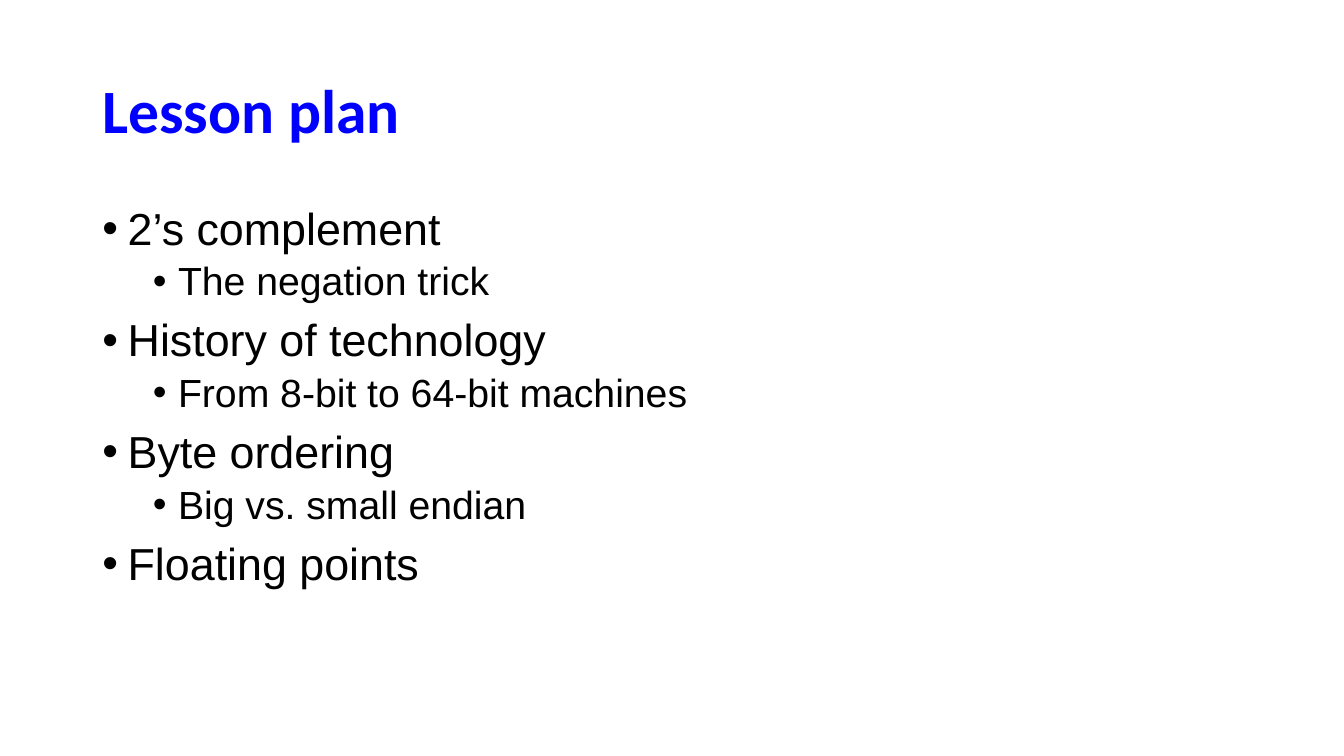
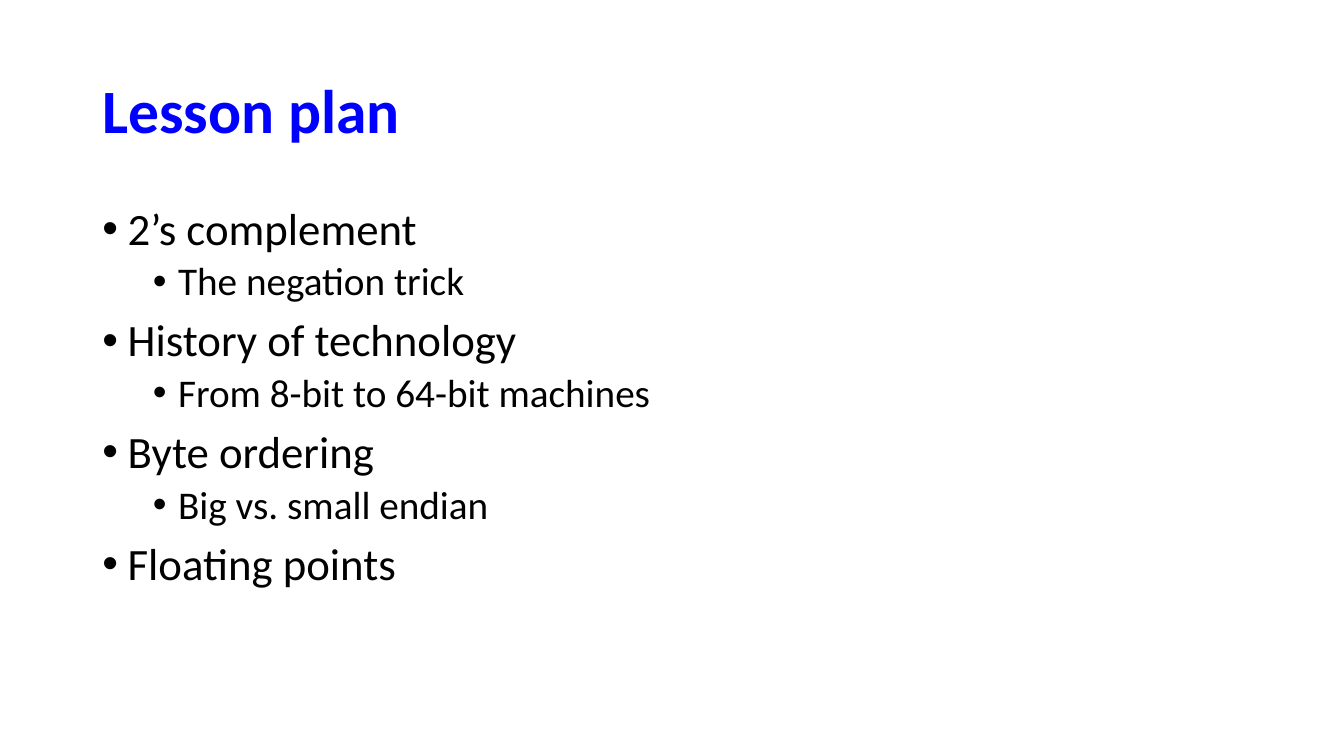
Before and after one commit to NYU-CSO/nyu-cso.github.io, a slide deck: slide 2 of notes/02-bits_bytes_int_cont.pptx. Drawn at 1344x756 pixels with LibreOffice and Linux fonts; fonts in the diff are those of the drawing. Boxes give left, top, right and bottom in pixels: in the first picture for what was removed or moved away, otherwise in the second. Text is boxed around its words. In the diff, an @@ line names an element or a change of style, - is before the commit and + after.

```diff
--- a/notes/02-bits_bytes_int_cont.pptx
+++ b/notes/02-bits_bytes_int_cont.pptx
@@ text "2’s complement" at (x1=128, y1=213, x2=650, y2=588): font Arial to Calibri @@
```
Also in this commit, not shown: 4 other slides changed, 1 slide added, 1 other file.
